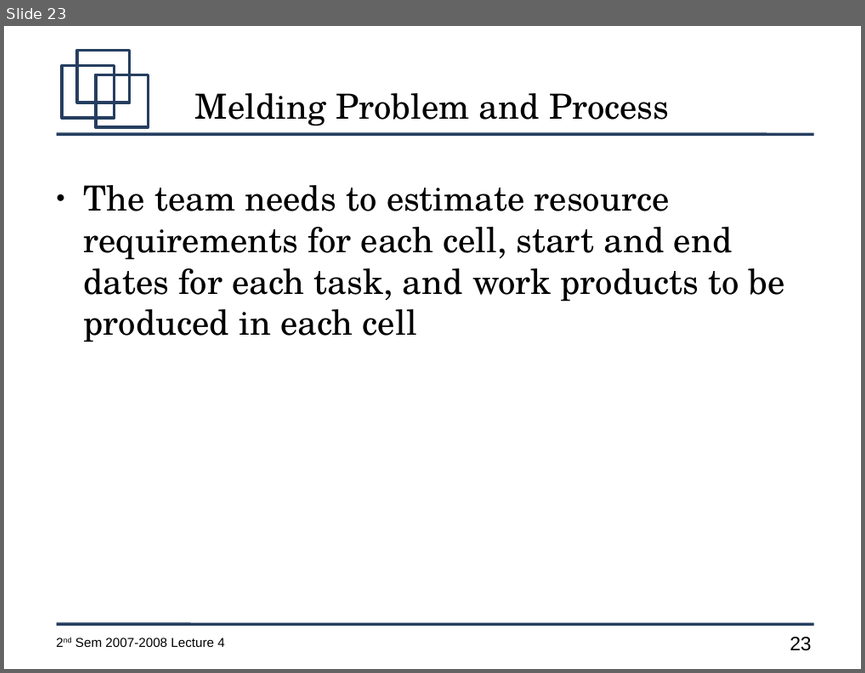
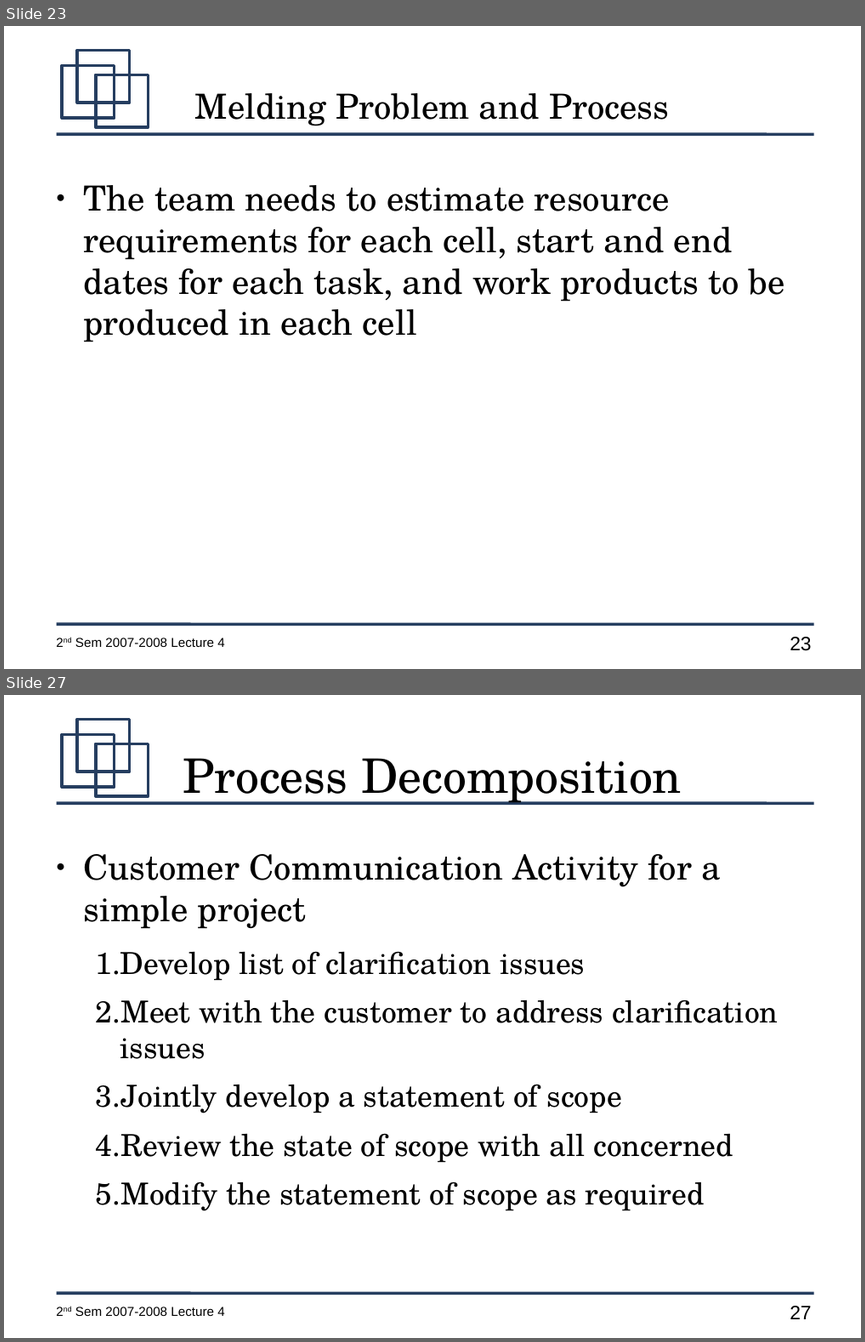
Before and after one commit to jachermocilla/jach-homepage, a slide deck: CMSC128-2nd-Sem-2007-L4.odp. Shown one above the other, each under a label of ours: slide 23 before the commit, slides 23 and 27 after it; the slides between them are not shown. The pictures are 865x673 and 865x1342 pixels, drawn with LibreOffice and Linux fonts; fonts in the diff are those of the drawing. Boxes give left, top, right and bottom in pixels: in the first picture for what was removed or moved away, otherwise in the second. Text is boxed around its words. In the diff, an @@ line names an element or a change of style, - is before the commit and + after.

```diff
--- a/CMSC128-2nd-Sem-2007-L4.odp
+++ b/CMSC128-2nd-Sem-2007-L4.odp
@@ slide 27 added at [4, 695, 861, 1338], background #FFFFFF; not listed: 7 template elements that a slide beside it also shows @@
@@ title added at [182, 758, 681, 805], 44 pt, text #000000 @@
+Process Decomposition
@@ text added at [84, 854, 778, 1211], 28 pt, text #000000 @@
+● Customer Communication Activity for a simple project
+  1. Develop list of clarification issues
+  2. Meet with the customer to address clarification issues
+  3. Jointly develop a statement of scope
+  4. Review the state of scope with all concerned
+  5. Modify the statement of scope as required
```
Also in this commit, not shown: 1 slide changed, 7 other slides added, 2 slides removed.
